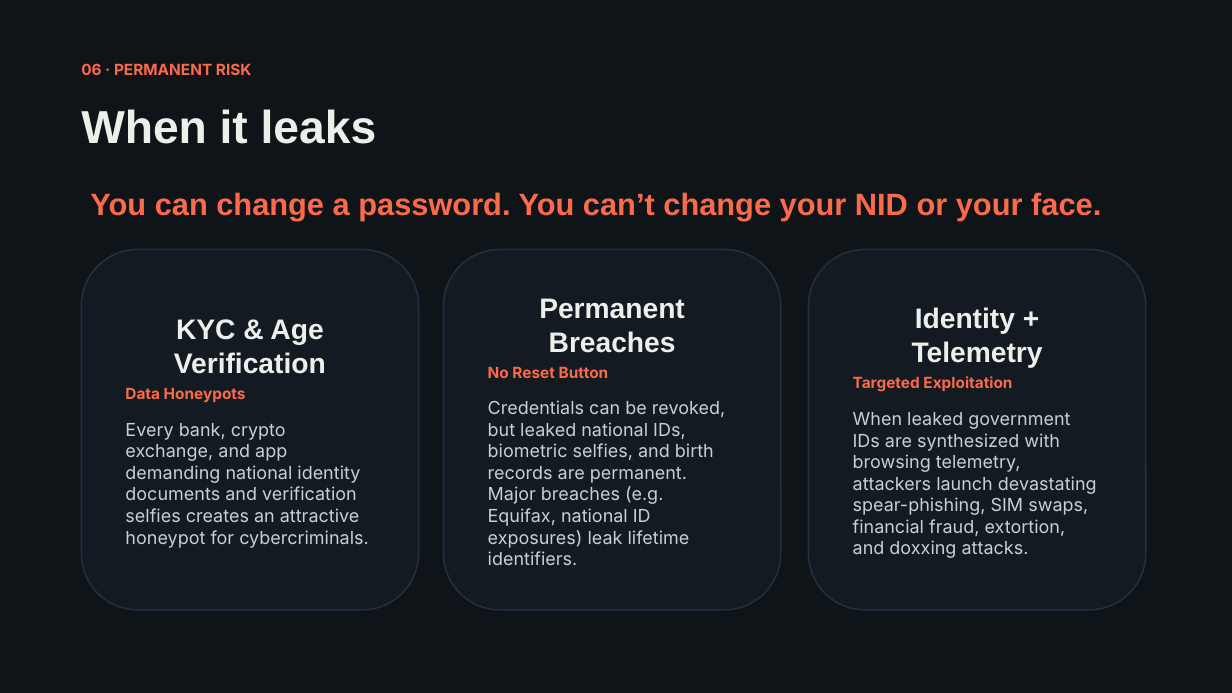
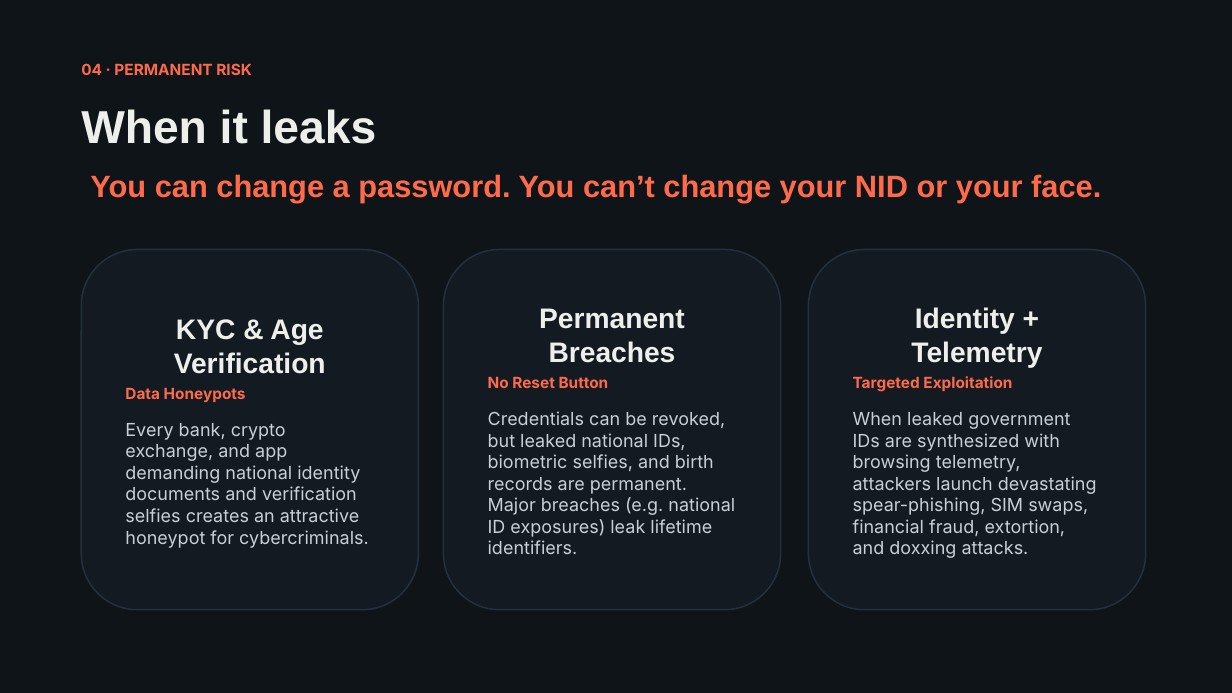
Before and after one commit to snowfox-rubait/englishPresentation, a slide deck: slide 6 of digitalFootprint/383 & 388.pptx (slide 8 before the commit). Drawn at 1232x693 pixels with LibreOffice and Linux fonts; fonts in the diff are those of the drawing. Boxes give left, top, right and bottom in pixels: in the first picture for what was removed or moved away, otherwise in the second. Text is boxed around its words. In the diff, an @@ line names an element or a change of style, - is before the commit and + after.

```diff
--- a/digitalFootprint/383 & 388.pptx
+++ b/digitalFootprint/383 & 388.pptx
@@ text at [81, 63, 252, 75]: text changed @@
-06 · PERMANENT RISK
+04 · PERMANENT RISK
@@ text "You can change a password. ...": place and size @@
-text "You can change a password. ..." at [90, 192, 1101, 221]
+text "You can change a password. ..." at [90, 174, 1101, 202]
@@ outline #24303E 1.2 pt to #24303E 1.19 pt; proportions changed in 3 elements at [81, 250, 419, 610], [809, 250, 1146, 610], [444, 250, 781, 610] @@
@@ text in rounded rectangle at [488, 411, 735, 554]: text changed @@
-Credentials can be revoked, but leaked national IDs, biometric selfies, and birth records are permanent. Major breaches (e.g. Equifax, national ID exposures) leak lifetime identifiers.
+Credentials can be revoked, but leaked national IDs, biometric selfies, and birth records are permanent. Major breaches (e.g. national ID exposures) leak lifetime identifiers.
```
Also in this commit, not shown: 6 other slides changed, 2 slides added, 4 slides removed, 6 other files.
